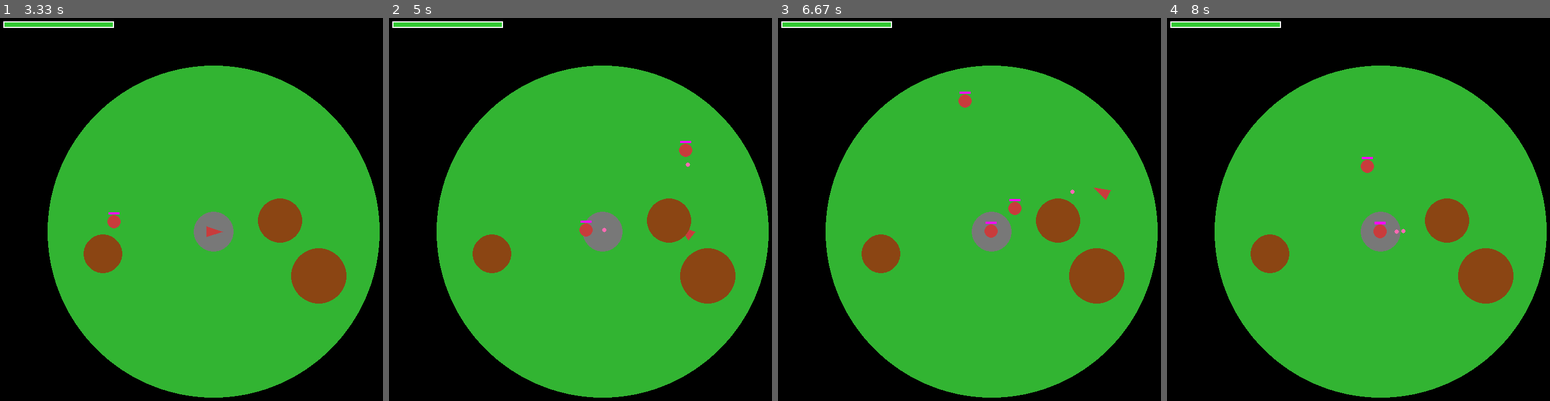
Above: before the commit, frames 1-4 (left to right).
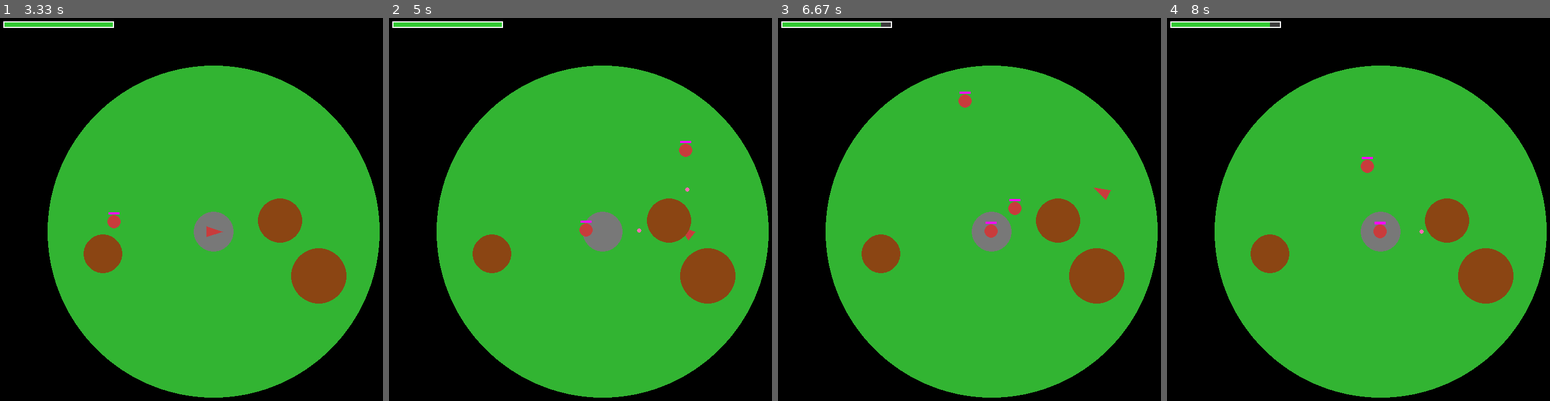
Above: after the commit, the same moments.

Repository: muluken12gg/pygame-alien-defender-game
Game: pygame game, started from main.py
Two runs of this game, one before a commit and one after it. Both use one fixed random seed, a clock stepped at 60 frames per second and the inputs below.
Inputs (mouse positions are in pixels of both pictures, inside the frame that each line leads up to):
- Up to frame 1 (3.33 s): click (214, 232) at 0.38 s; hold D 0.67-1.13 s; hold W 1.17-1.47 s; hold D 1.5-1.97 s; hold A 2-2.53 s; hold S 2.57-2.87 s; hold A 2.9-3.3 s
- Up to frame 2 (5 s): hold W 3.33-3.7 s; hold D 3.73-4.37 s; hold S 4.4-4.77 s; click (488, 67) at 4.85 s
- Up to frame 3 (6.67 s): hold A 5.13-5.6 s; hold D 5.63-6.1 s; hold W 6.13-6.43 s; hold D from 6.47 s (still down)
- Up to frame 4 (8 s): release D at 6.93 s; hold A 6.97-7.5 s; hold S 7.53-7.83 s; hold A from 7.87 s (still down)

Frame 1 is identical in both runs. In frame 2, less than 0.1% of the frame differs, in the area x 55-79%, y 37-57%; in frame 3, less than 0.1%; in frame 4, less than 0.1%, in the area x 26-68%, y 1-57%.

Commit message:
chore: add sound effect assets

Diff:
--- a/main.py
+++ b/main.py
@@ -3,6 +3,7 @@
 import random
 
 pygame.init()
+pygame.mixer.init()
 WIDTH, HEIGHT = 800, 800
 screen = pygame.display.set_mode((WIDTH, HEIGHT))
 pygame.display.set_caption("my game")
@@ -37,6 +38,7 @@
 player_max_health = 100
 player_health = player_max_health
 player_alive = True
+game_over = False
 player_fire_rate = 10
 player_fire_cooldown = 0
 
@@ -48,6 +50,16 @@
 alien_spawn_delay = 120
 spawn_time = 0
 
+alien_laser_shot = pygame.mixer.Sound("sounds\laser_weapon_shot.wav")
+player_laser_shot = pygame.mixer.Sound("sounds\player_laser_gun.wav")
+game_over_sound = pygame.mixer.Sound("sounds\game_over_sound.wav")
+alien_die_sound = pygame.mixer.Sound("sounds/alien_dieing_sound.wav")
+
+alien_laser_shot.set_volume(0.1)
+player_laser_shot.set_volume(0.2)
+game_over_sound.set_volume(0.2)
+alien_die_sound.set_volume(0.15)
+
 mountains = [
     (planet_center[0]-200, planet_center[1]+40 , 35),
     (planet_center[0]+120, planet_center[1]-20, 40),
@@ -61,7 +73,7 @@
 
 alien_bullets = []
 alien_bullet_radius = 4
-alien_bullet_speed = 6
+alien_bullet_speed = 15
 alien_shoot_delay = 90
 alien_bullet_damage = 10
 
@@ -86,12 +98,33 @@
 
     pygame.draw.rect(surface, (255,255,255), (x, y, bar_width, bar_height), 2)
 
+def reset_game():
+    global player_x, player_y, player_health, player_alive
+    global bullets, alien_bullets, aliens
+    global game_over, spawn_time
+
+    player_x = planet_center[0]
+    player_y = planet_center[1]
+    player_health = player_max_health
+    player_alive = True
+
+    aliens.clear()
+    bullets.clear()
+    alien_bullets.clear()
+
+    spawn_time = 0
+    game_over = False
+
 running = True
 while running:
     clock.tick(FPS)
     for event in pygame.event.get():
         if event.type == pygame.QUIT:
             running=False
+
+        if event.type == pygame.KEYDOWN:
+            if event.key == pygame.K_SPACE and game_over:
+                reset_game()
 
     keys= pygame.key.get_pressed()
     dx = dy = 0
@@ -143,6 +176,8 @@
                 math.cos(player_angle) * bullet_speed,
                 math.sin(player_angle) * bullet_speed
             ])
+
+            player_laser_shot.play()
             player_fire_cooldown = player_fire_rate
 
     spawn_time += 1
@@ -185,6 +220,8 @@
                 vy
             ])
 
+            alien_laser_shot.play()
+
     for bullet in bullets[:]:
         bullet[0] += bullet[2]
         bullet[1] += bullet[3]
@@ -210,6 +247,7 @@
 
                 if alien["health"] <= 0:
                     aliens.remove(alien)
+                    alien_die_sound.play()
                 break
 
     for bullet in alien_bullets[:]:
@@ -229,9 +267,11 @@
             player_health -= alien_bullet_damage
             alien_bullets.remove(bullet)
 
-            if player_health <= 0:
+            if player_health <= 0 and not game_over:
                 player_health = 0
                 player_alive = False
+                game_over = True
+                game_over_sound.play()
             break
 
     screen.fill(black)
@@ -272,5 +312,10 @@
         rect = text.get_rect(center = (WIDTH//2, HEIGHT//2))
         screen.blit(text, rect)
 
+        small_font = pygame.font.SysFont(None, 32)
+        game_over_text = small_font.render('Click "space" to restart', True, black)
+        rect_2 = game_over_text.get_rect(center = (WIDTH//2, HEIGHT//2 + 26))
+        screen.blit(game_over_text, rect_2)
+
     pygame.display.flip()
 pygame.quit()
Not shown, added: sounds/alien_dieing_sound.wav
Not shown, added: sounds/game_over_sound.wav
Not shown, added: sounds/laser_weapon_shot.wav
Not shown, added: sounds/player_laser_gun.wav
